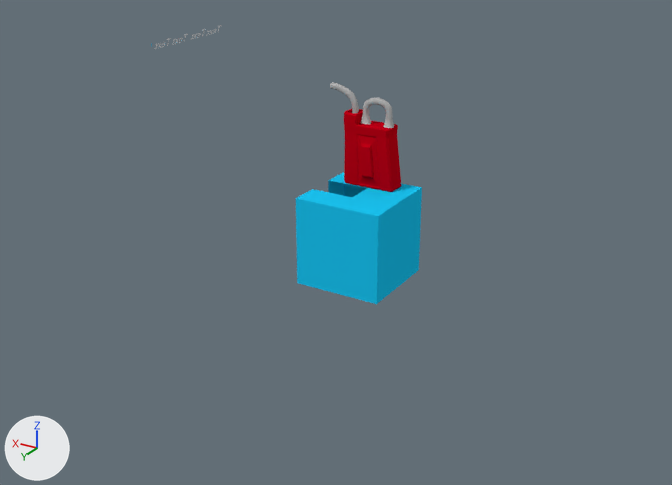
Before and after pictures for a commit that changed the Blender file player.blend.
Both versions are drawn from a 50 mm camera at (-9.31, 16.52, 7.96) aimed at (0.15, 0.75, 0.07). Lighting does not change. The marker at lower left points along +X, +Y and +Z.

Names of what the first picture shows: 'GasCanGraphic', 'Text.002', 'Text.009', 'player'.
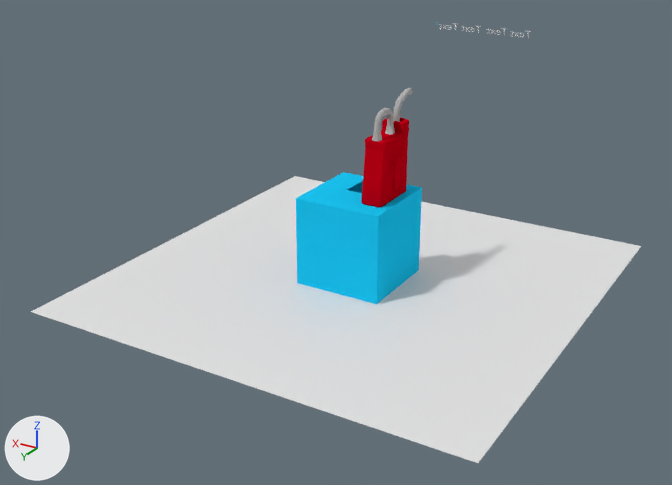
What changed in the scene script:
```text
Change me_cube:
    where me_cube.from_pydata(...)  # 34 vertices, 30 faces; spans x -1.0..1.0, y -1.0..1.0, z -1.0..1.0
    used by ob_player; location = (0.0, 0.0, 0.0)
    me_cube part 1: the whole mesh is turned -90 degrees about the z axis through its middle
Add me_plane:
    me_plane.from_pydata([(-1.0, -1.0, 0.0), (1.0, -1.0, 0.0), (-1.0, 1.0, 0.0), (1.0, 1.0, 0.0)], [], [(0, 1, 3, 2)])
Change ob_text_001:
    ob_text_001.location: (5.02, -1.22, 3.68) -> (-1.22, -5.02, 3.68)
Change ob_text_002:
    ob_text_002.location: (5.02, 0.06, 3.68) -> (0.06, -5.02, 3.68)
Change ob_text_009:
    ob_text_009.location: (5.02, -0.54, 3.68) -> (-0.54, -5.02, 3.68)
Change ob_gascangraphic:
    ob_gascangraphic.location: (0.0, -0.595, 1.589) -> (-0.595, 0.0, 1.589)
    ob_gascangraphic.rotation_euler: (0.0, 0.0, 0.0) -> (0.0, 0.0, -1.571)  # degrees (0, 0, 0) -> degrees (0, 0, -90)
Add ob_plane:
    ob_plane = bpy.data.objects.new('Plane', me_plane)
    ob_plane.location = (0.0, 0.0, -1.0)
    ob_plane.scale = (5.0, 5.0, 5.0)
```

What differs and where, as boxes (x1, y1, x2, y2) in the pictures (672 x 485 px; the box of a moved part takes in the faces that stretch with it):
'Plane', added
    after: (31, 176, 641, 463)
'GasCanGraphic', moved, turned
    before: (330, 82, 401, 192)
    after: (361, 87, 413, 208)
'Text.009', moved
    before: (172, 34, 188, 45)
    after: (461, 25, 481, 33)
'Text.002', moved
    before: (154, 38, 171, 49)
    after: (439, 23, 458, 30)
'Text.001', moved
    before: (190, 29, 206, 40)
    after: (487, 28, 507, 35)
part 1 of me_cube, moved or reshaped
    both: (296, 172, 422, 304)
